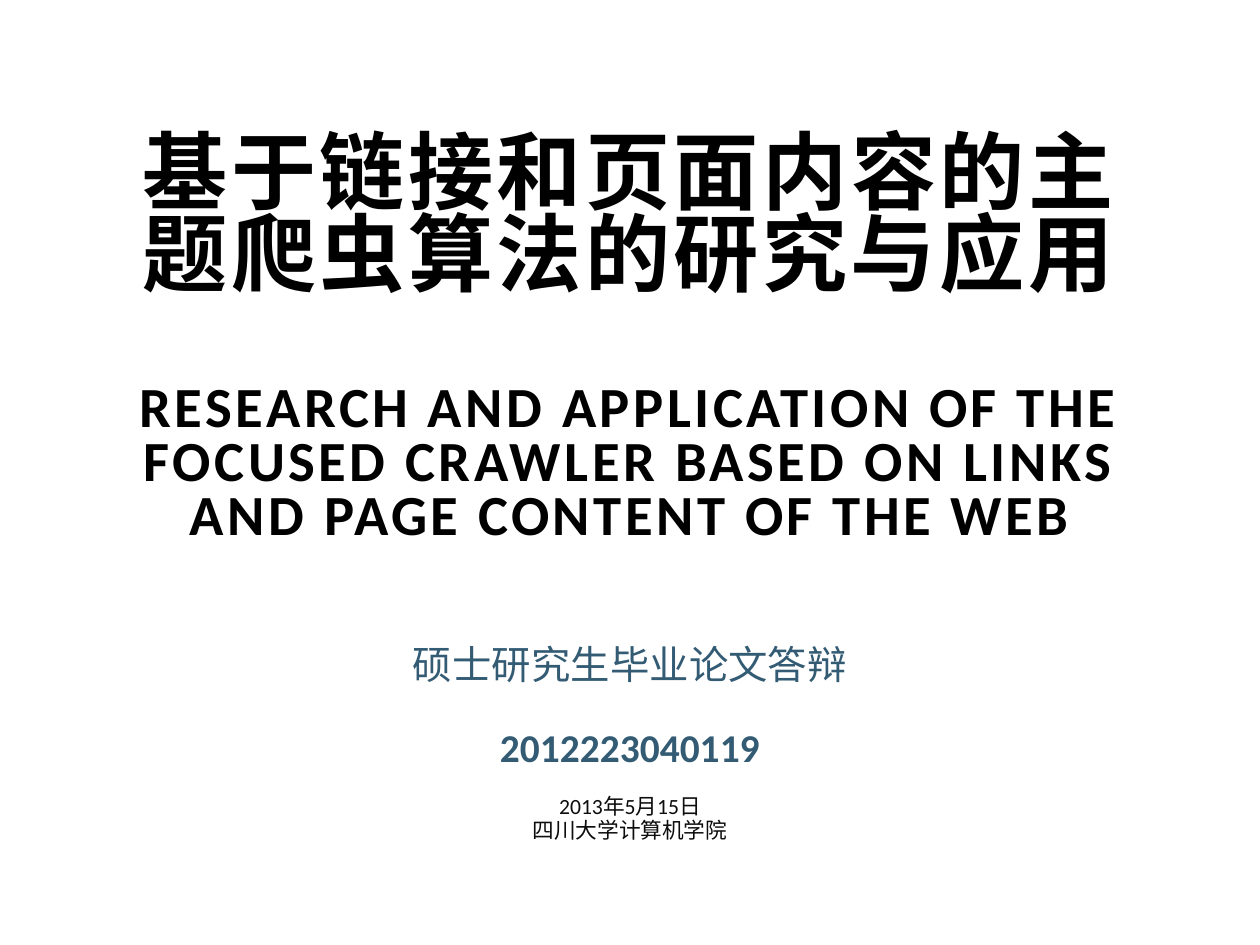
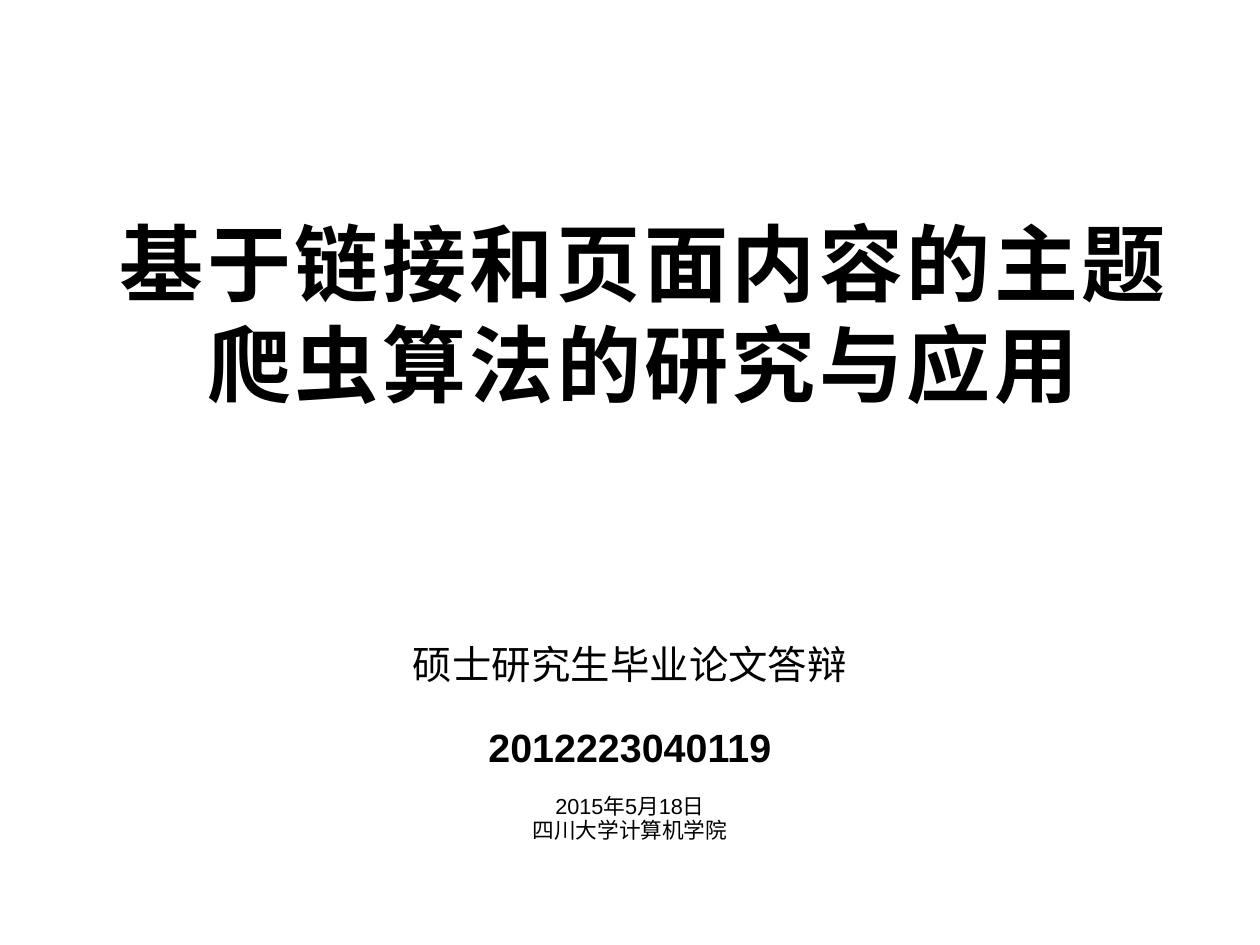
Before and after one commit to winniehajing/paper, a slide deck: slide 1 of 2012223040119-Defense-20150515-goahead.pptx. Drawn at 1260x945 pixels with LibreOffice and Linux fonts; fonts in the diff are those of the drawing. Boxes give left, top, right and bottom in pixels: in the first picture for what was removed or moved away, otherwise in the second. Text is boxed around its words. In the diff, an @@ line names an element or a change of style, - is before the commit and + after.

Commit message:
最终答辩修改版1

```diff
--- a/2012223040119-Defense-20150515-goahead.pptx
+++ b/2012223040119-Defense-20150515-goahead.pptx
@@ title at [120, 223, 1166, 404]: text changed; size 32.4 to 48 pt; font Calibri to Noto Sans CJK SC @@
-基于链接和页面内容的主题爬虫算法的研究与应用
-RESEARCH AND APPLICATION OF THE FOCUSED CRAWLER BASED ON LINKS AND PAGE CONTENT OF THE WEB
+基于链接和页面内容的主题爬虫算法的研究与应用
@@ subtitle at [413, 645, 847, 840]: font Calibri to Arial in "硕士研究生毕业论文答辩", "2012223040119", "四川大学计算机学院"; text colour #335B74 to #000000 in "硕士研究生毕业论文答辩", "2012223040119"; text colour #0D0D0D to #000000 in "四川大学计算机学院" @@
@@ subtitle at [555, 796, 704, 816]: text changed; font Calibri to Arial; text colour #0D0D0D to #000000 @@
-2013年5月15日
+2015年5月18日
```
Also in this commit, not shown: 27 other slides changed, 13 slides added, 3 slides removed, 2 other files.
